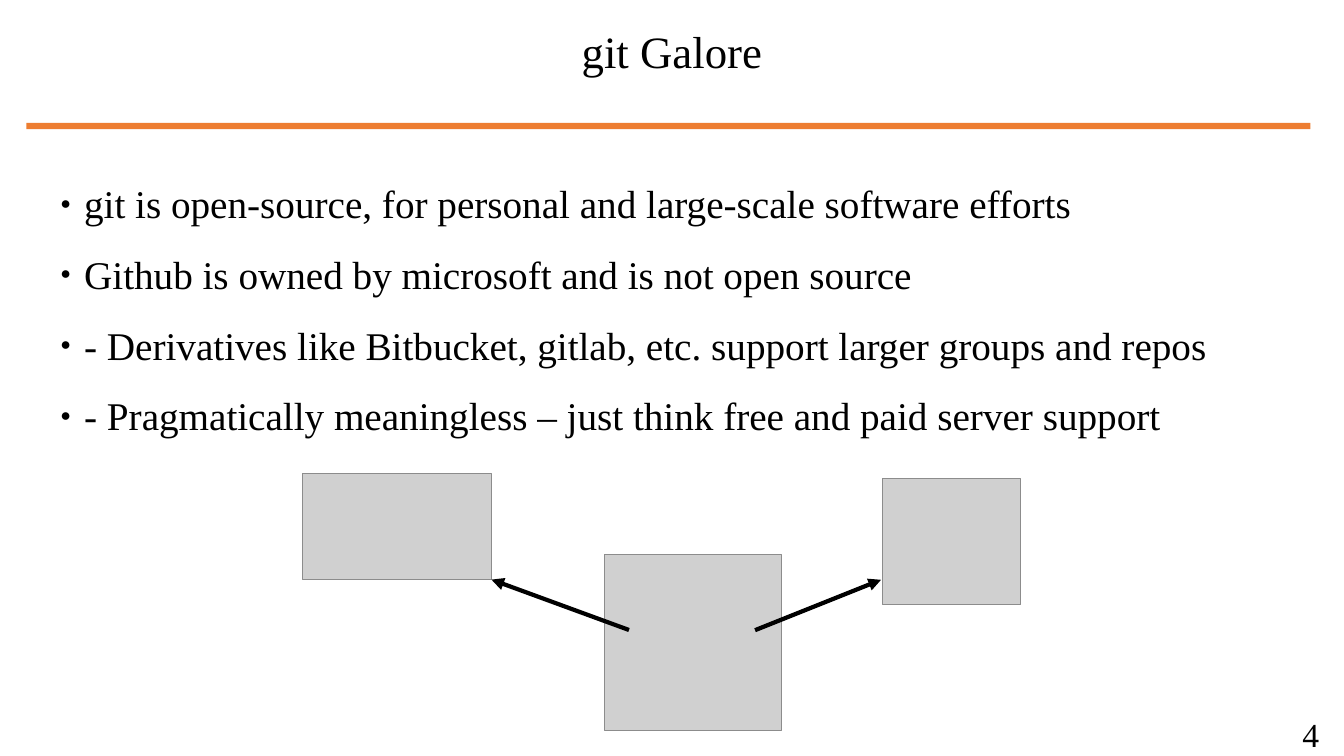
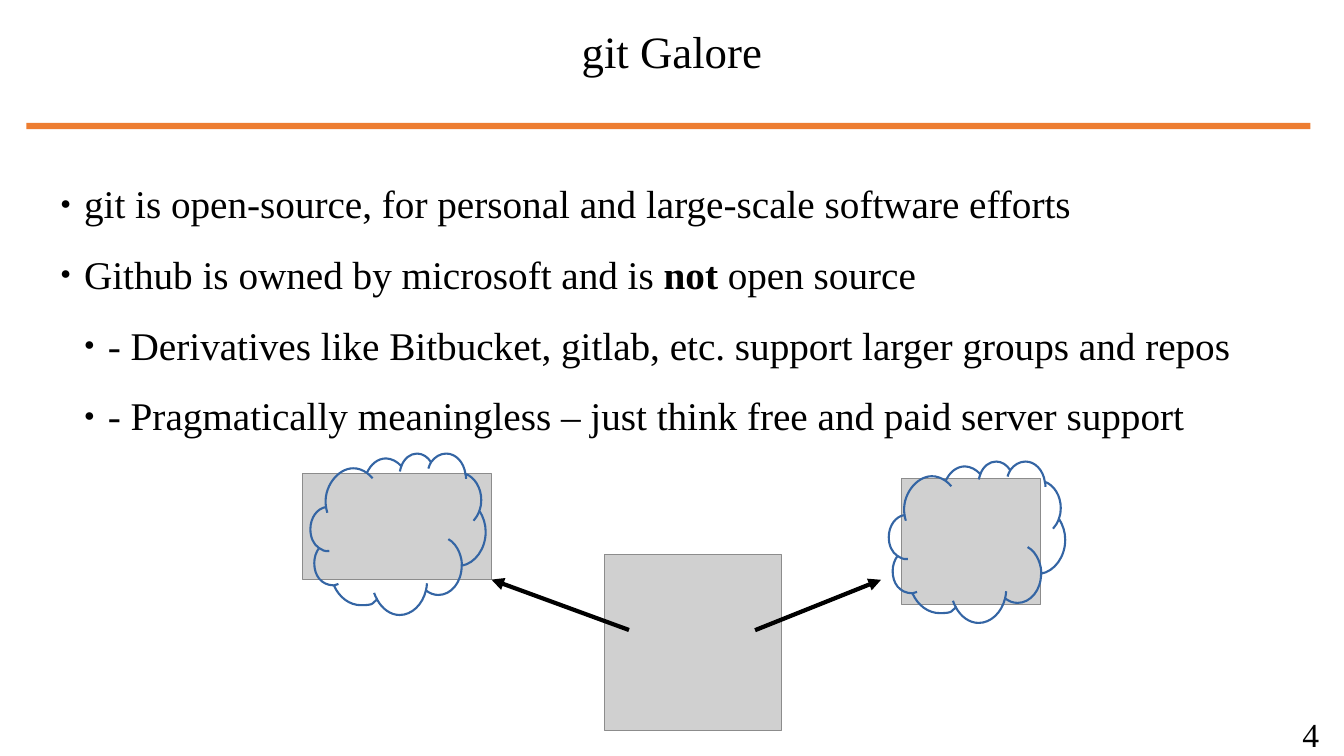
Before and after one commit to wbuz24/undergrad-repo, a slide deck: slide 5 of S24/cs494/notes/github-intro.pptx. Drawn at 1344x756 pixels with LibreOffice and Linux fonts; fonts in the diff are those of the drawing; grey boxes stand for pictures. Boxes give left, top, right and bottom in pixels: in the first picture for what was removed or moved away, otherwise in the second. Text is boxed around its words. In the diff, an @@ line names an element or a change of style, - is before the commit and + after.

```diff
--- a/S24/cs494/notes/github-intro.pptx
+++ b/S24/cs494/notes/github-intro.pptx
@@ text at bbox=[84, 261, 1230, 438]: bold on in "not"; list level 1 to 2 in "- Derivatives like Bitbucket, gitlab, ..."; list level 1 to 2 in "- Pragmatically meaningless – just ..." @@
@@ freeform shape added at bbox=[311, 454, 486, 615], outline #3465A4 1.5 pt @@
@@ freeform shape added at bbox=[888, 462, 1065, 623], outline #3465A4 1.5 pt @@
@@ picture: place and size @@
-picture at bbox=[882, 479, 1021, 605]
+picture at bbox=[902, 479, 1042, 605]
```
Also in this commit, not shown: 7 other slides changed, 8 slides added, 1 slide removed, 1 other file.
